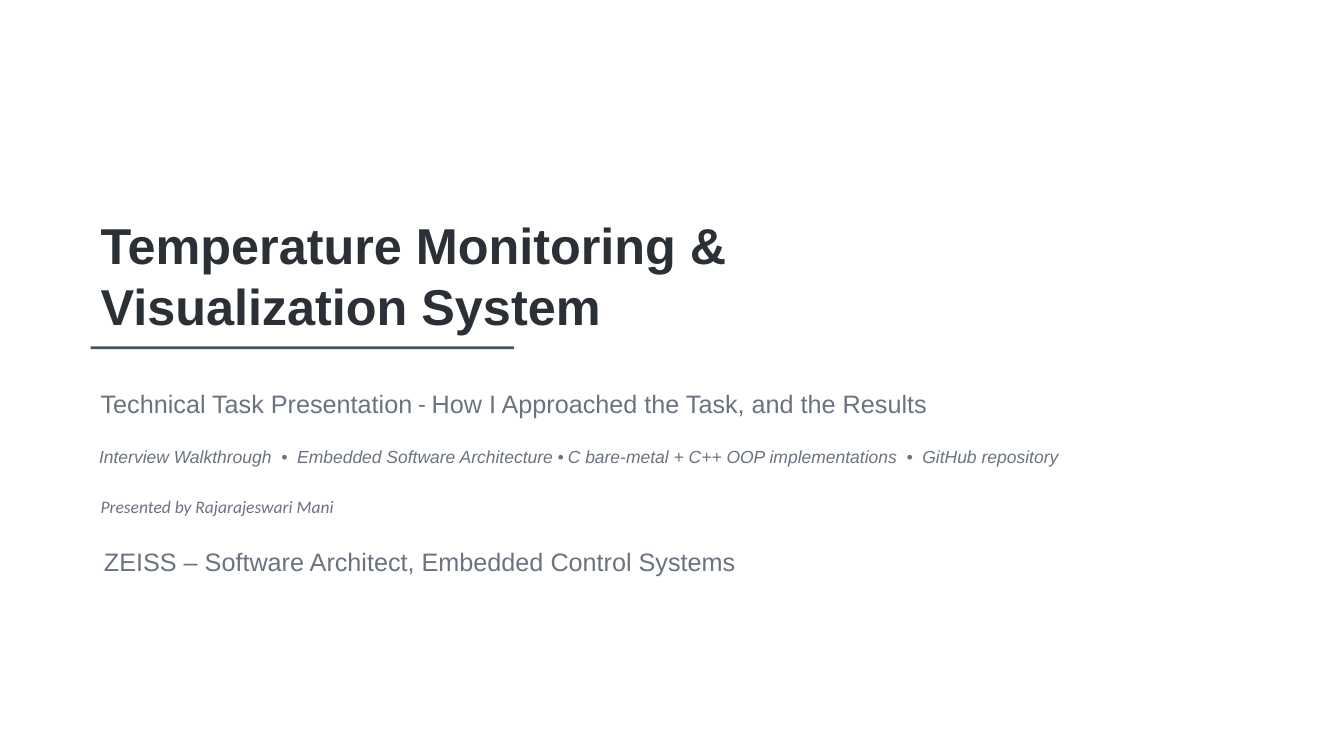
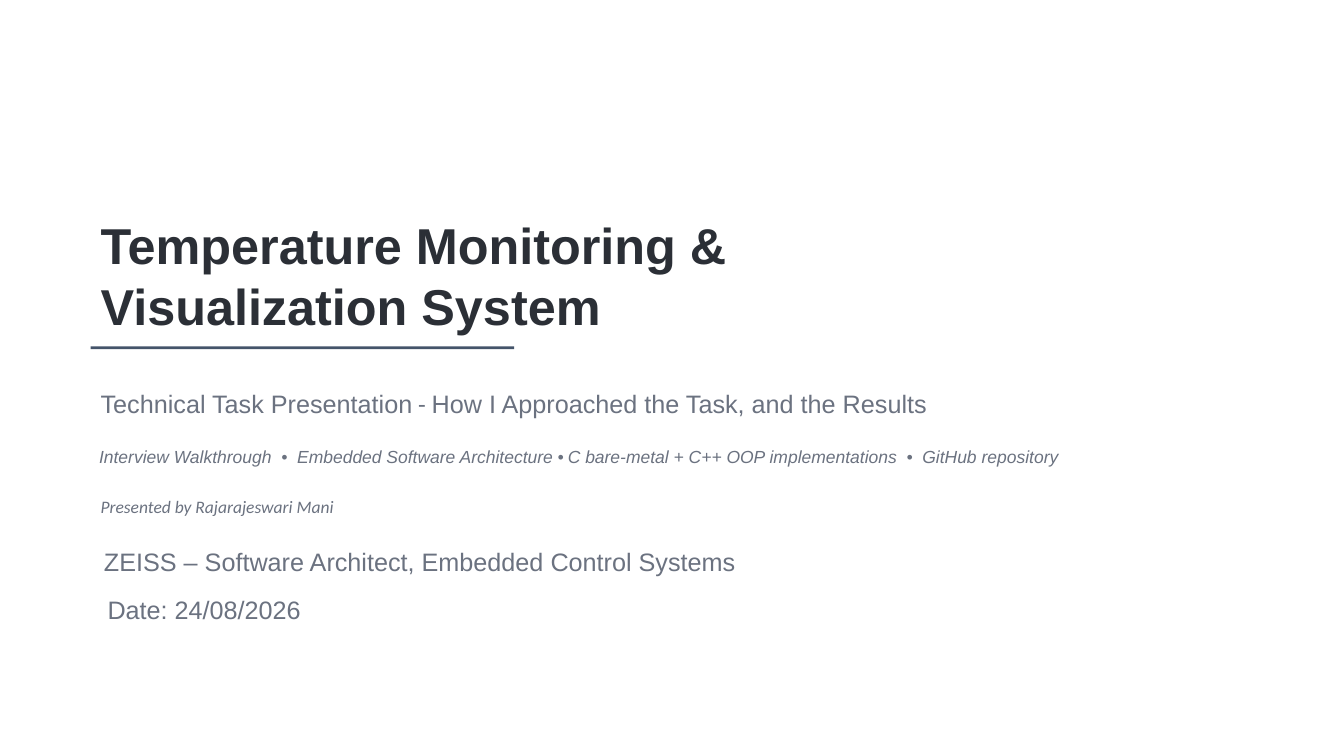
Before and after one commit to RajarajeswariMani/Temperature-Monitoring-and-Visualization-System, a slide deck: slide 1 of Interview_Walkthrough_Presentation.pptx. Drawn at 1344x756 pixels with LibreOffice and Linux fonts; fonts in the diff are those of the drawing. Boxes give left, top, right and bottom in pixels: in the first picture for what was removed or moved away, otherwise in the second. Text is boxed around its words. In the diff, an @@ line names an element or a change of style, - is before the commit and + after.

```diff
--- a/Interview_Walkthrough_Presentation.pptx
+++ b/Interview_Walkthrough_Presentation.pptx
@@ text added at bbox=[108, 601, 301, 619], 18 pt, text #6B7280 @@
+Date: 24/08/2026
```
Also in this commit, not shown: 1 other slide changed, 2 slides added, 1 other file.
